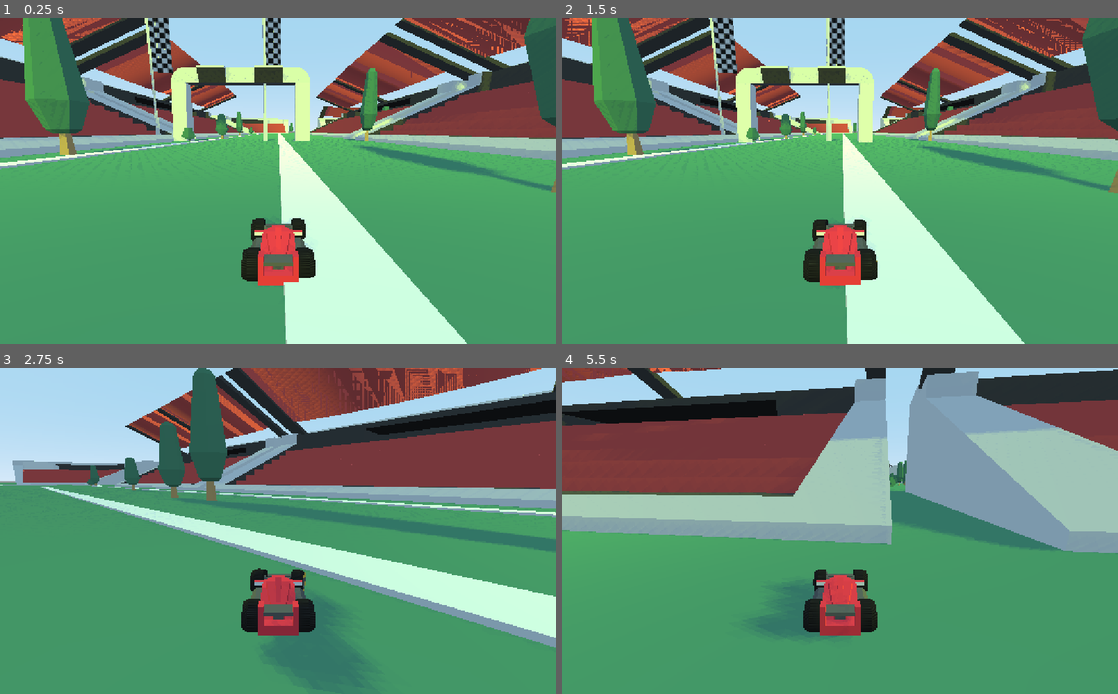
Above: before the commit, frames 1-4 (two rows, left to right).
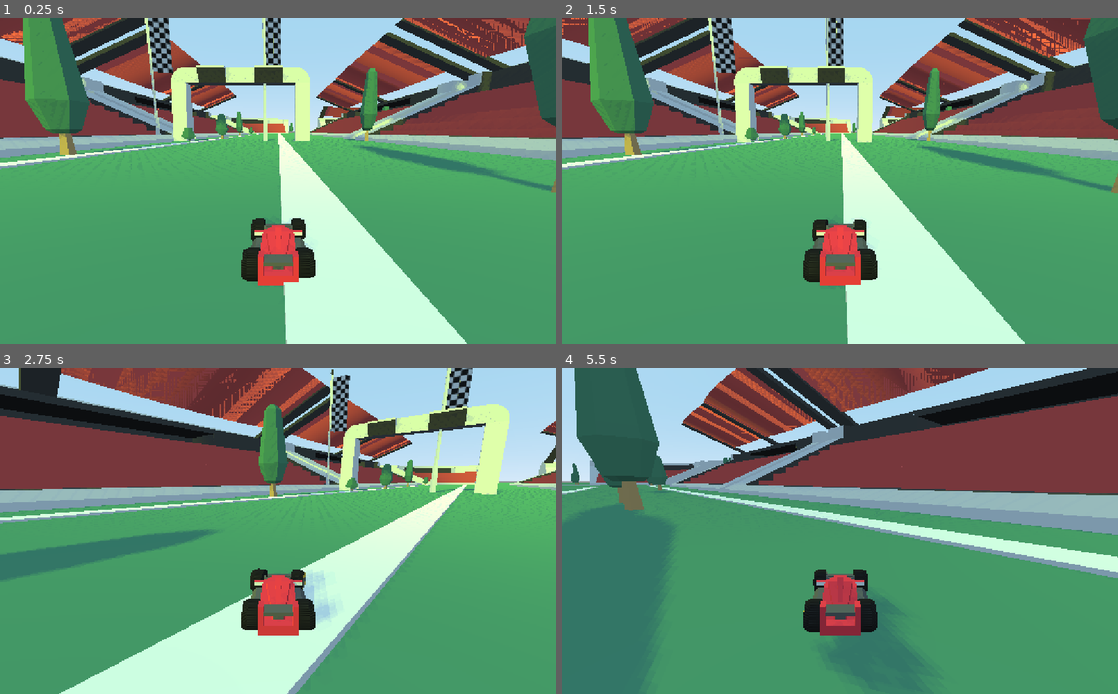
Above: after the commit, the same moments.

Repository: RichoM/LowPolyRacing
Game: Godot game, scene res://Race.tscn
The game is run twice, just before and just after one commit, with the same random seed, the same clock (stepped at 60 frames per second) and the same inputs.
Inputs:
- Up to frame 1 (0.25 s): no input
- Up to frame 2 (1.5 s): hold Right (ui_right) 0.53-1.28 s; hold Down (ui_down) from 1.28 s (still down)
- Up to frame 3 (2.75 s): release Down (ui_down) at 2.03 s; hold Right (ui_right) from 2.03 s (still down)
- Up to frame 4 (5.5 s): release Right (ui_right) at 2.78 s; hold Up (ui_up) 2.78-3.53 s; hold Left (ui_left) 3.53-5.03 s; hold Down (ui_down) from 5.03 s (still down)

The runs differ from the first frame. In frame 1, 0.8% of the frame differs, in the area x 0-97%, y 0-95%; in frame 2, 4.1%; in frame 3, 59%, in the area x 0-100%, y 0-100%; in frame 4, 58%.

Commit message:
Hack to avoid weird physics error.
Locking the y axis after we started accelerating. Also reduced the reverse speed to avoid crazy steering behavior

Diff:
--- a/Race.tscn
+++ b/Race.tscn
@@ -25,7 +25,7 @@
 transform = Transform( 3, 0, 0, 0, 3, 0, 0, 0, 3, 9.37546, 0, 0 )
 
 [node name="car" parent="." instance=ExtResource( 1 )]
-transform = Transform( -1, 0, 3.25841e-07, 0, 1, 0, -3.25841e-07, 0, -1, -9.261, 0.226, -14.1444 )
+transform = Transform( -1, 0, 3.25841e-07, 0, 1, 0, -3.25841e-07, 0, -1, -9.261, 0.226, -14.144 )
 axis_lock_angular_x = true
 axis_lock_angular_z = true
 
--- a/car.gd
+++ b/car.gd
@@ -4,12 +4,13 @@
 const MAX_STEERING = 0.25
 const ACCELERATION = 0.75
 
+func _process(delta):
+	self.axis_lock_linear_y = self.axis_lock_linear_y || self.linear_velocity.length() > 10
 
-func _process(delta):
 	if Input.is_action_pressed("ui_up"):
 		engine_force = -ACCELERATION * MAX_SPEED
 	elif Input.is_action_pressed("ui_down"):
-		engine_force = ACCELERATION * MAX_SPEED
+		engine_force = ACCELERATION * MAX_SPEED * 0.5
 	else:
 		engine_force *= 0.75
 
